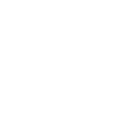
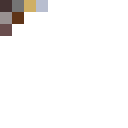
Layers edited between the first and the second w=128, h=128 image:
showed "palette" over [0, 0, 48, 36]
